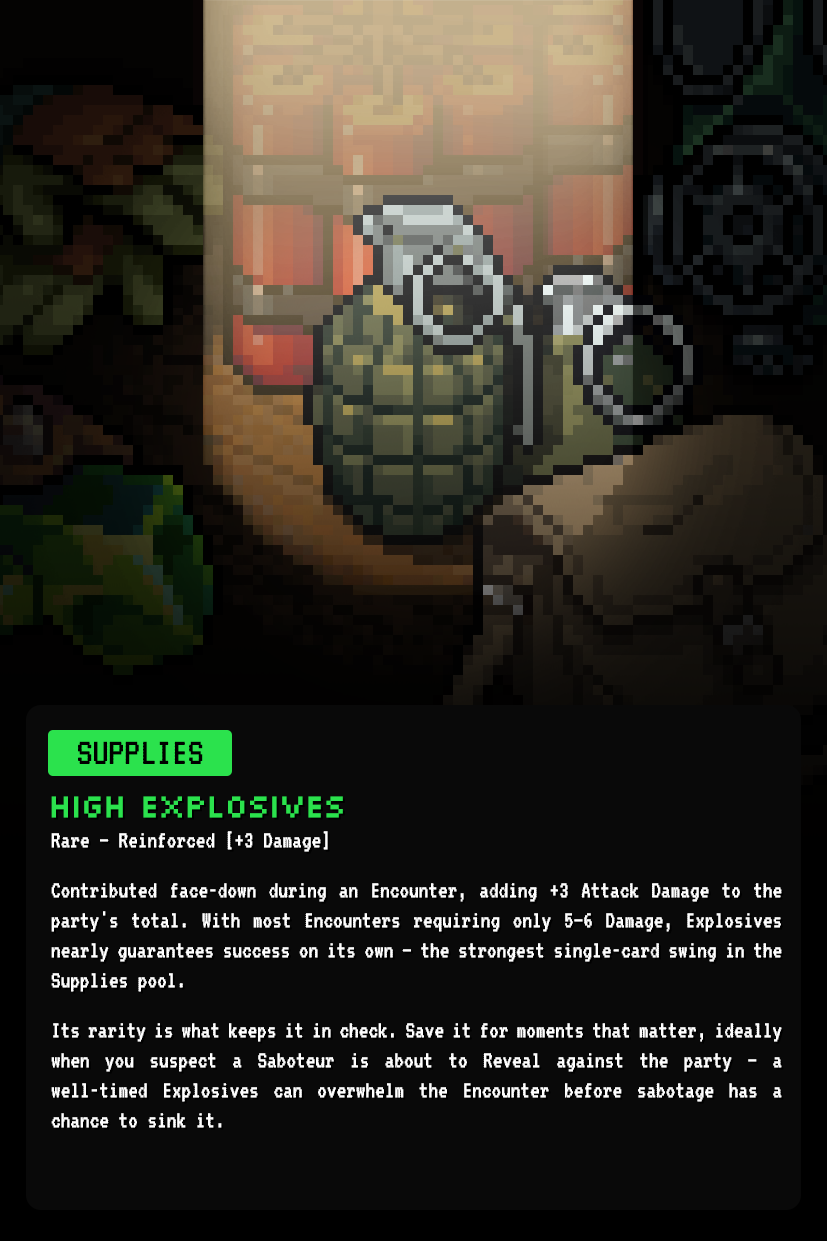
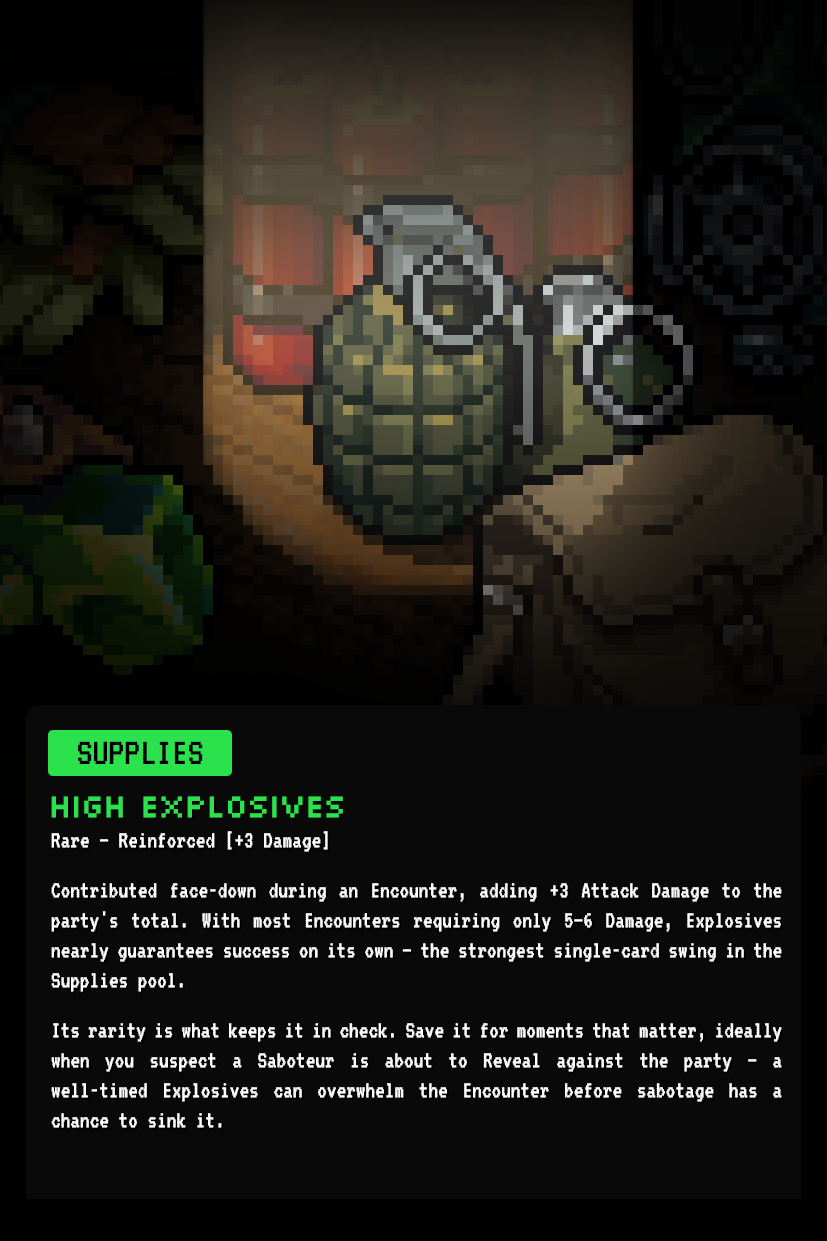
Before/after of a w=827, h=1241 layered artwork. What changed in the layer stack:
pixels changed over bbox(0, 0, 827, 1210) (layer not identified)